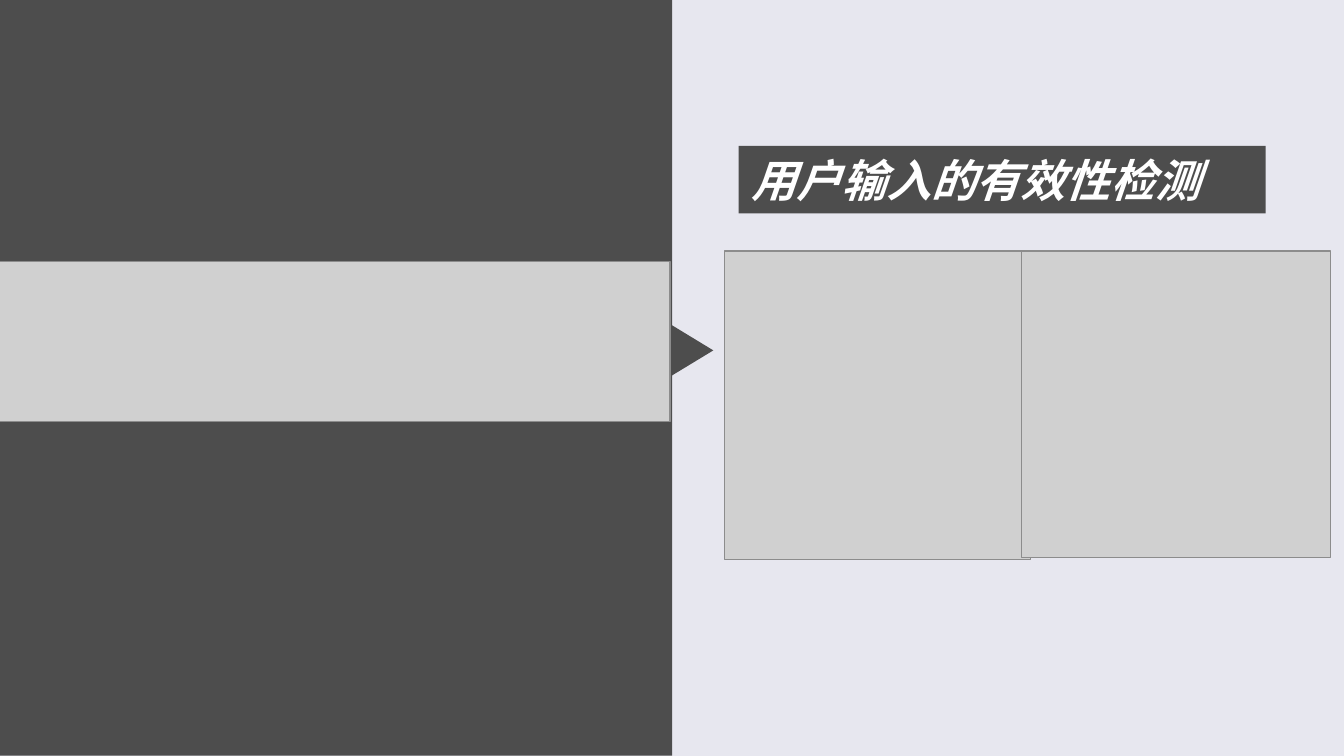
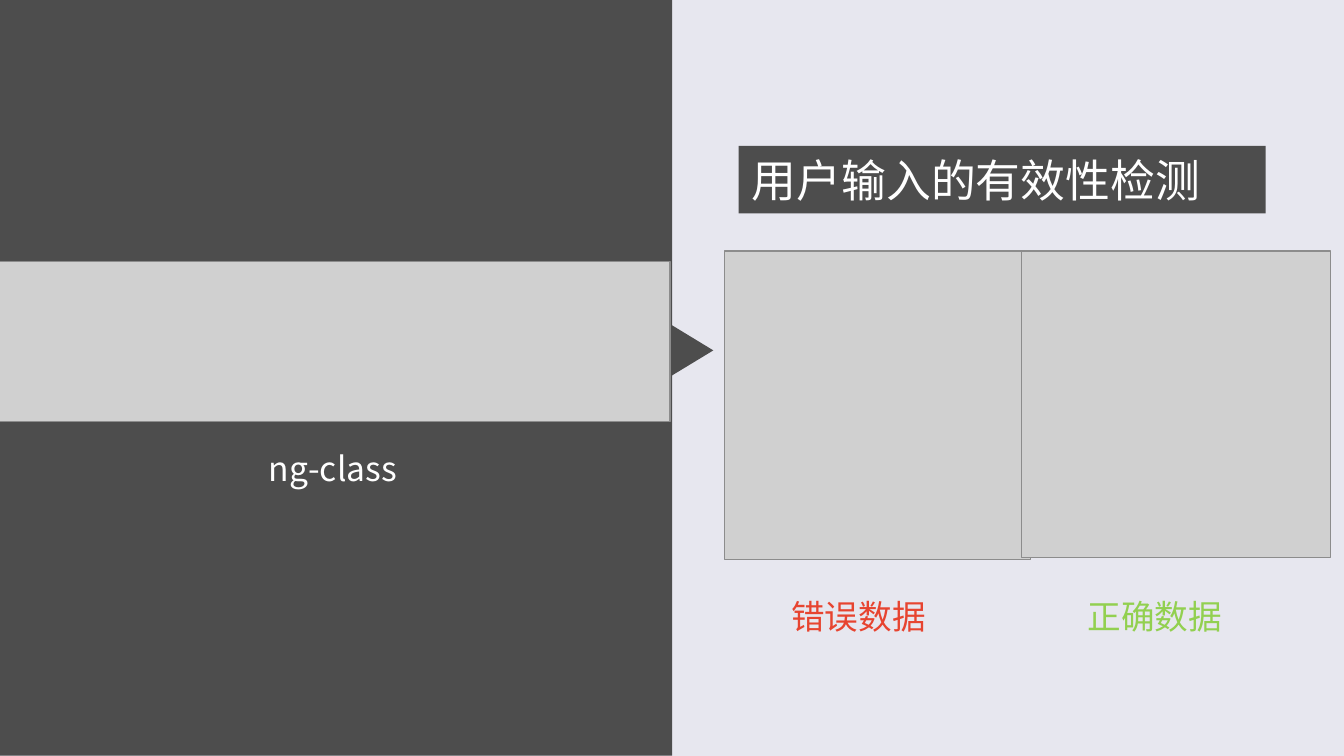
Before and after one commit to bytrix/report, a slide deck: slide 17 of 答辩.ppt. Drawn at 1344x756 pixels with LibreOffice and Linux fonts; fonts in the diff are those of the drawing; grey boxes stand for pictures. Boxes give left, top, right and bottom in pixels: in the first picture for what was removed or moved away, otherwise in the second. Text is boxed around its words. In the diff, an @@ line names an element or a change of style, - is before the commit and + after.

```diff
--- a/答辩.ppt
+++ b/答辩.ppt
@@ freeform shape at box(0, 0, 714, 756): outline redrawn @@
@@ rectangle "用户输入的有效性检测" at box(739, 146, 1266, 214): bold off, italic off; indent changed @@
@@ size 0 to 18 pt, font Arial to Noto Sans CJK SC, bold off, italic off; indent changed in 3 elements at box(791, 600, 925, 632), box(1088, 601, 1222, 632), box(269, 454, 397, 490) @@
@@ text "ng-class": place and size @@
-text "ng-class" at box(140, 441, 526, 454)
+text "ng-class" at box(269, 454, 397, 490)
@@ text "错误数据": place and size @@
-text "错误数据" at box(667, 590, 1051, 603)
+text "错误数据" at box(791, 600, 925, 632)
@@ text "正确数据": place and size @@
-text "正确数据" at box(962, 590, 1344, 603)
+text "正确数据" at box(1088, 601, 1222, 632)
```
Also in this commit, not shown: 27 other slides changed, 3 slides added, 2 other files.
